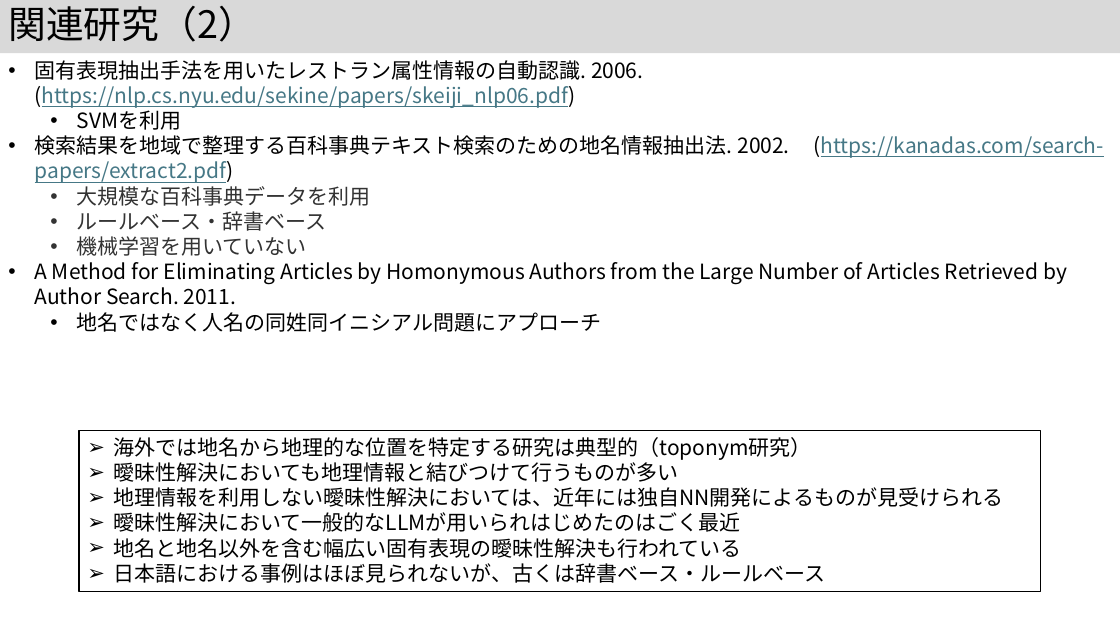
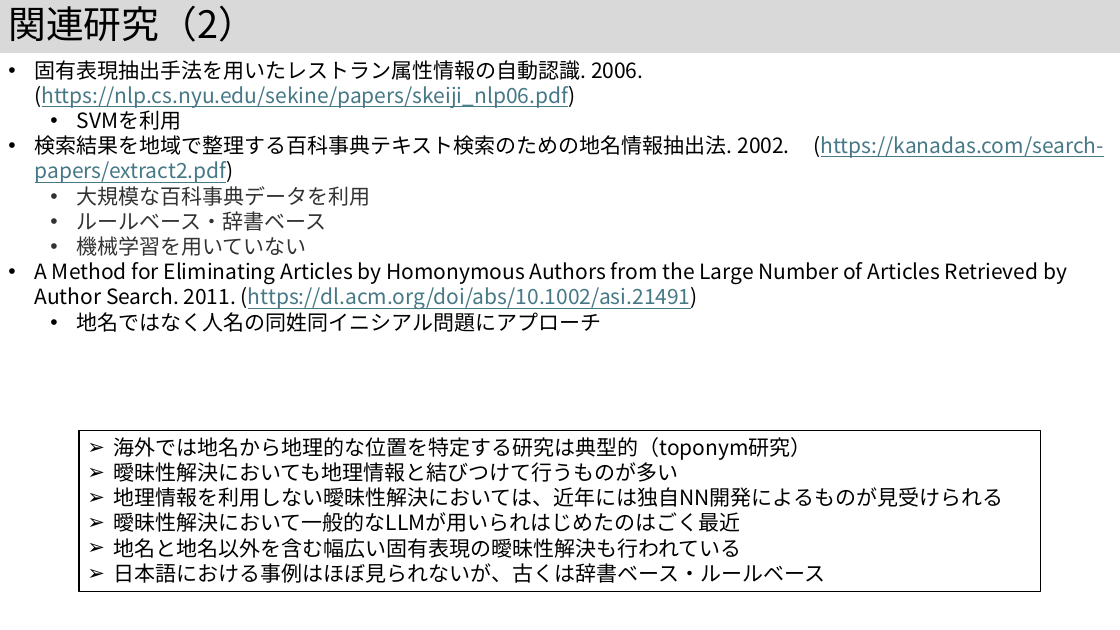
Before and after one commit to kouamano/nihongo-region-name-extract, a slide deck: slide 6 of jsik2026taikai.pptx. Drawn at 1120x630 pixels with LibreOffice and Linux fonts; fonts in the diff are those of the drawing. Boxes give left, top, right and bottom in pixels: in the first picture for what was removed or moved away, otherwise in the second. Text is boxed around its words. In the diff, an @@ line names an element or a change of style, - is before the commit and + after.

Commit message:
add

```diff
--- a/jsik2026taikai.pptx
+++ b/jsik2026taikai.pptx
@@ text at (x1=35, y1=262, x2=1067, y2=309): text changed @@
-• A Method for Eliminating Articles by Homonymous Authors from the Large Number of Articles Retrieved by Author Search. 2011.
+• A Method for Eliminating Articles by Homonymous Authors from the Large Number of Articles Retrieved by Author Search. 2011. (https://dl.acm.org/doi/abs/10.1002/asi.21491)
```
Also in this commit, not shown: 6 other slides changed.
